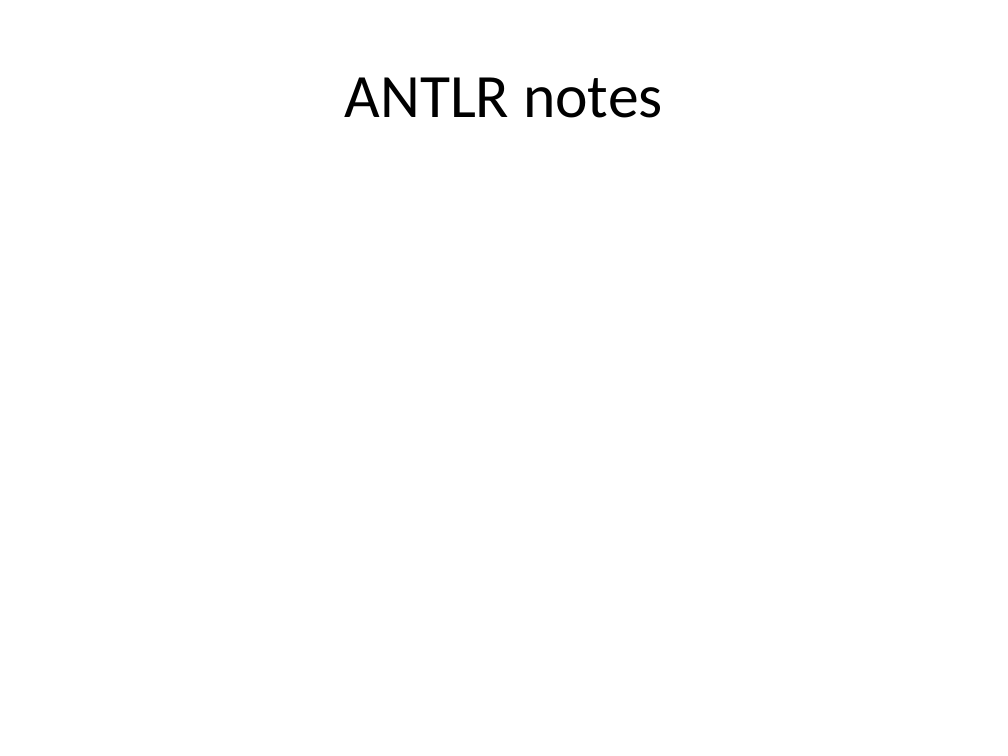
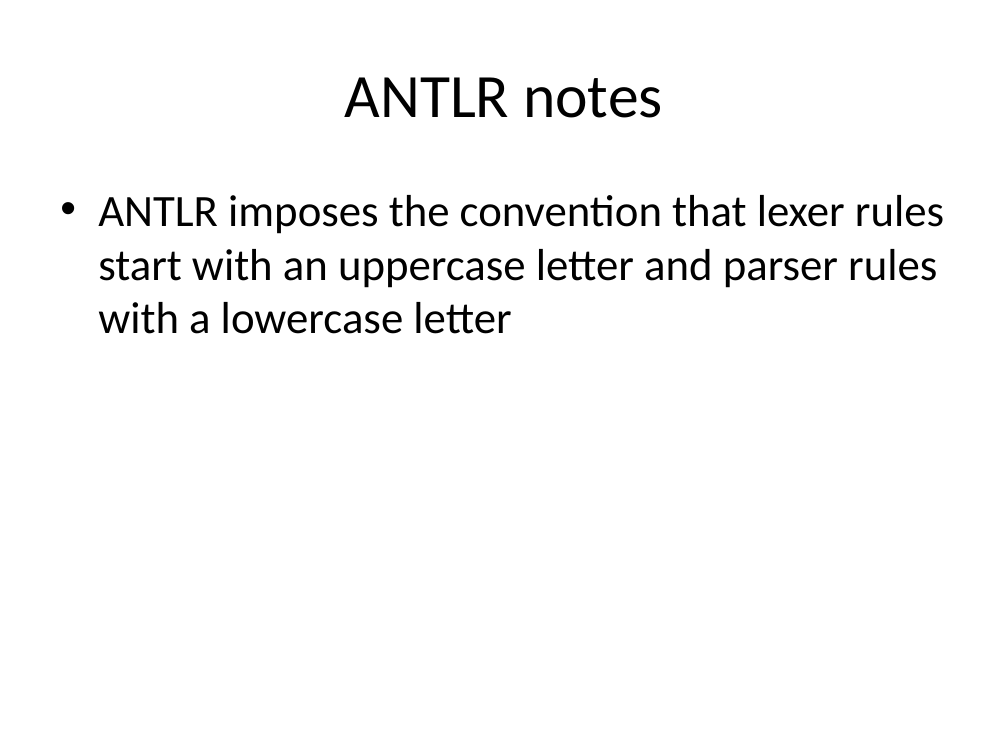
Before and after one commit to holgerbrandl/r4intellij, a slide deck: slide 14 of R4Intellij.pptx. Drawn at 1008x756 pixels with LibreOffice and Linux fonts; fonts in the diff are those of the drawing. Boxes give left, top, right and bottom in pixels: in the first picture for what was removed or moved away, otherwise in the second. Text is boxed around its words. In the diff, an @@ line names an element or a change of style, - is before the commit and + after.

Commit message:
changed lexer to reveal linebreaks

```diff
--- a/R4Intellij.pptx
+++ b/R4Intellij.pptx
@@ text added at [98, 195, 944, 334], 32 pt, text #000000 @@
+• ANTLR imposes the convention that lexer rules start with an uppercase letter and parser rules with a lowercase letter
```
Also in this commit, not shown: 2 other slides changed, 1 slide added, 6 other files.
